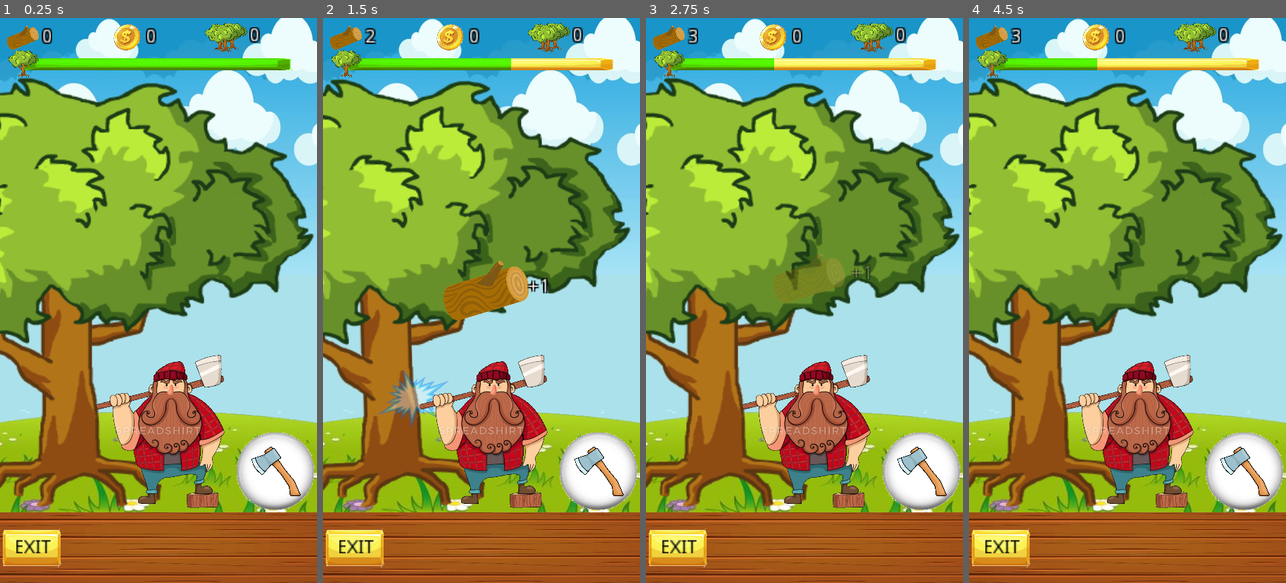
Above: before the commit, frames 1-4 (left to right).
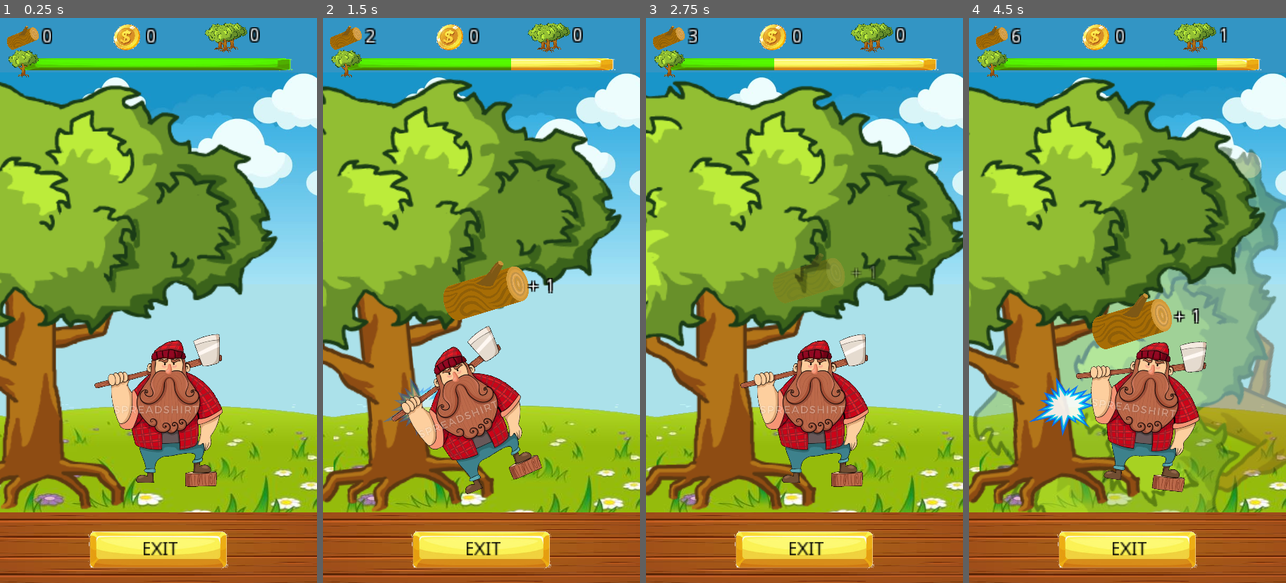
Above: after the commit, the same moments.

Repository: stranker/lumbergame
Game: Godot game, scene res://Scenes/GameScene.tscn
Two runs of this game, one before a commit and one after it. Both use one fixed random seed, a clock stepped at 60 frames per second and the inputs below.
Inputs (mouse positions are in pixels of both pictures, inside the frame that each line leads up to):
- Up to frame 1 (0.25 s): no input
- Up to frame 2 (1.5 s): click (598, 470) at 0.52 s; click (598, 470) at 1.27 s
- Up to frame 3 (2.75 s): click (921, 470) at 2.02 s
- Up to frame 4 (4.5 s): move the mouse to (1197, 272) at 2.77 s; click (1197, 272) at 2.92 s; move the mouse to (1064, 328) at 3.52 s; click (1064, 328) at 3.67 s; move the mouse to (1159, 176) at 4.27 s; click (1159, 176) at 4.42 s

The runs differ from the first frame. In frame 1, 55% of the frame differs, in the area x 0-100%, y 0-98%; in frame 2, 44%; in frame 3, 45%; in frame 4, 61%.

Commit message:
Update tree transitions

Diff:
--- /dev/null
+++ b/YeOldLumber/Objects/Player.tscn
@@ -0,0 +1,39 @@
+[gd_scene load_steps=4 format=2]
+
+[ext_resource path="res://player.png" type="Texture" id=1]
+
+[sub_resource type="GDScript" id=1]
+script/source = "extends Sprite
+
+func _on_GameScene_on_tree_chopped(axe_damage):
+	if $Anim.is_playing():
+		$Anim.stop()
+	$Anim.play('Chop')
+	pass # Replace with function body.
+"
+
+[sub_resource type="Animation" id=2]
+resource_name = "Chop"
+length = 0.5
+tracks/0/type = "value"
+tracks/0/path = NodePath(".:rotation_degrees")
+tracks/0/interp = 1
+tracks/0/loop_wrap = true
+tracks/0/imported = false
+tracks/0/enabled = true
+tracks/0/keys = {
+"times": PoolRealArray( 0, 0.1, 0.2, 0.5 ),
+"transitions": PoolRealArray( 1, 0.5, 1, 1 ),
+"update": 0,
+"values": [ 0.0, 12.0484, -22.9817, 0.0 ]
+}
+
+[node name="Player" type="Sprite"]
+position = Vector2( 2.96167, -2.65758 )
+scale = Vector2( 0.641456, 0.641456 )
+texture = ExtResource( 1 )
+offset = Vector2( -43.0723, -208.098 )
+script = SubResource( 1 )
+
+[node name="Anim" type="AnimationPlayer" parent="."]
+anims/Chop = SubResource( 2 )
--- /dev/null
+++ b/YeOldLumber/Objects/Tree.tscn
@@ -0,0 +1,170 @@
+[gd_scene load_steps=7 format=2]
+
+[ext_resource path="res://arbol.png" type="Texture" id=1]
+[ext_resource path="res://hit-effect-png-9.png" type="Texture" id=2]
+
+[sub_resource type="GDScript" id=1]
+script/source = "extends Node2D
+
+export var health : int = 0
+signal tree_down
+signal delete_tree
+
+var can_be_chopped : bool = false
+
+
+func take_chop(axe_damage : int):
+	if can_chop():
+		health -= axe_damage
+		if $Anim.is_playing():
+			$Anim.stop()
+		$Anim.play('Chop')
+		if health <= 0:
+			emit_signal('tree_down')
+
+func _on_Tree_tree_down():
+	$Anim.play('TreeDown')
+	pass # Replace with function body.
+
+
+func _on_Anim_animation_finished(anim_name):
+	if anim_name == 'TreeDown':
+		emit_signal('delete_tree')
+		call_deferred('queue_free')
+	if anim_name == 'Enter':
+		can_be_chopped = true
+	pass # Replace with function body.
+
+func can_chop():
+	return health > 0 and can_be_chopped"
+
+[sub_resource type="Animation" id=2]
+length = 0.4
+tracks/0/type = "value"
+tracks/0/path = NodePath("Hit:self_modulate")
+tracks/0/interp = 1
+tracks/0/loop_wrap = true
+tracks/0/imported = false
+tracks/0/enabled = true
+tracks/0/keys = {
+"times": PoolRealArray( 0, 0.1, 0.4 ),
+"transitions": PoolRealArray( 0.5, 0.5, 1 ),
+"update": 0,
+"values": [ Color( 1, 1, 1, 0 ), Color( 1, 1, 1, 1 ), Color( 1, 1, 1, 0 ) ]
+}
+tracks/1/type = "value"
+tracks/1/path = NodePath("Texture:rotation_degrees")
+tracks/1/interp = 1
+tracks/1/loop_wrap = true
+tracks/1/imported = false
+tracks/1/enabled = true
+tracks/1/keys = {
+"times": PoolRealArray( 0, 0.1, 0.4 ),
+"transitions": PoolRealArray( 1, 1, 1 ),
+"update": 0,
+"values": [ 0.0, -8.94396, 0.0 ]
+}
+
+[sub_resource type="Animation" id=4]
+resource_name = "Enter"
+length = 0.3
+tracks/0/type = "value"
+tracks/0/path = NodePath("Texture:position")
+tracks/0/interp = 1
+tracks/0/loop_wrap = true
+tracks/0/imported = false
+tracks/0/enabled = true
+tracks/0/keys = {
+"times": PoolRealArray( 0, 0.3 ),
+"transitions": PoolRealArray( 1, 1 ),
+"update": 0,
+"values": [ Vector2( -242.393, -3.75561 ), Vector2( -1.84193, -0.286125 ) ]
+}
+tracks/1/type = "value"
+tracks/1/path = NodePath("Hit:visible")
+tracks/1/interp = 1
+tracks/1/loop_wrap = true
+tracks/1/imported = false
+tracks/1/enabled = true
+tracks/1/keys = {
+"times": PoolRealArray( 0 ),
+"transitions": PoolRealArray( 1 ),
+"update": 1,
+"values": [ true ]
+}
+
+[sub_resource type="Animation" id=3]
+resource_name = "TreeDown"
+tracks/0/type = "value"
+tracks/0/path = NodePath("Texture:rotation_degrees")
+tracks/0/interp = 1
+tracks/0/loop_wrap = true
+tracks/0/imported = false
+tracks/0/enabled = true
+tracks/0/keys = {
+"times": PoolRealArray( 0, 0.1, 0.8 ),
+"transitions": PoolRealArray( 1, 1, 1 ),
+"update": 0,
+"values": [ 0.0, 6.8131, -67.2081 ]
+}
+tracks/1/type = "value"
+tracks/1/path = NodePath(".:modulate")
+tracks/1/interp = 1
+tracks/1/loop_wrap = true
+tracks/1/imported = false
+tracks/1/enabled = true
+tracks/1/keys = {
+"times": PoolRealArray( 0, 0.6, 1 ),
+"transitions": PoolRealArray( 1, 1, 1 ),
+"update": 0,
+"values": [ Color( 1, 1, 1, 1 ), Color( 1, 1, 1, 1 ), Color( 1, 1, 1, 0 ) ]
+}
+tracks/2/type = "value"
+tracks/2/path = NodePath("Texture:position")
+tracks/2/interp = 1
+tracks/2/loop_wrap = true
+tracks/2/imported = false
+tracks/2/enabled = true
+tracks/2/keys = {
+"times": PoolRealArray( 0, 0.3 ),
+"transitions": PoolRealArray( 1, 1 ),
+"update": 0,
+"values": [ Vector2( 1.6276, -6.0686 ), Vector2( 294.838, -4.04354 ) ]
+}
+tracks/3/type = "value"
+tracks/3/path = NodePath("Hit:visible")
+tracks/3/interp = 1
+tracks/3/loop_wrap = true
+tracks/3/imported = false
+tracks/3/enabled = true
+tracks/3/keys = {
+"times": PoolRealArray( 0 ),
+"transitions": PoolRealArray( 1 ),
+"update": 1,
+"values": [ false ]
+}
+
+[node name="Tree" type="Node2D"]
+position = Vector2( 1.07227, 1.22394 )
+scale = Vector2( 2.54521, 2.54521 )
+script = SubResource( 1 )
+health = 5
+
+[node name="Texture" type="Sprite" parent="."]
+position = Vector2( 1.6276, -6.0686 )
+texture = ExtResource( 1 )
+offset = Vector2( 1.44362, -161.825 )
+
+[node name="Hit" type="Sprite" parent="."]
+self_modulate = Color( 1, 1, 1, 0 )
+position = Vector2( 19.4164, -62.7065 )
+scale = Vector2( 0.331046, 0.331046 )
+texture = ExtResource( 2 )
+
+[node name="Anim" type="AnimationPlayer" parent="."]
+autoplay = "Enter"
+anims/Chop = SubResource( 2 )
+anims/Enter = SubResource( 4 )
+anims/TreeDown = SubResource( 3 )
+[connection signal="tree_down" from="." to="." method="_on_Tree_tree_down"]
+[connection signal="animation_finished" from="Anim" to="." method="_on_Anim_animation_finished"]
--- a/YeOldLumber/Scenes/GameScene.tscn
+++ b/YeOldLumber/Scenes/GameScene.tscn
@@ -1,16 +1,14 @@
-[gd_scene load_steps=18 format=2]
-
-[ext_resource path="res://1.jpg" type="Texture" id=1]
-[ext_resource path="res://oie_transparent.png" type="Texture" id=2]
-[ext_resource path="res://arbol.png" type="Texture" id=3]
-[ext_resource path="res://hit-effect-png-9.png" type="Texture" id=4]
-[ext_resource path="res://player.png" type="Texture" id=5]
-[ext_resource path="res://image_processing20191120-11867-14udb4r.png" type="Texture" id=6]
-[ext_resource path="res://oie_transparent-2.png" type="Texture" id=7]
+[gd_scene load_steps=17 format=2]
+
+[ext_resource path="res://Objects/Tree.tscn" type="PackedScene" id=1]
+[ext_resource path="res://1.jpg" type="Texture" id=2]
+[ext_resource path="res://oie_transparent.png" type="Texture" id=3]
+[ext_resource path="res://Objects/Player.tscn" type="PackedScene" id=4]
+[ext_resource path="res://image_processing20191120-11867-14udb4r.png" type="Texture" id=5]
+[ext_resource path="res://oie_transparent-2.png" type="Texture" id=6]
+[ext_resource path="res://arbol.png" type="Texture" id=7]
 [ext_resource path="res://button.png" type="Texture" id=8]
-[ext_resource path="res://oie_JD1gX6gxenC4.png" type="Texture" id=9]
-[ext_resource path="res://oie_G7EKeFFRW5Uo.png" type="Texture" id=10]
-[ext_resource path="res://wooden-texture-cartoon-sign-mockup-260nw-473578576.jpg" type="Texture" id=11]
+[ext_resource path="res://wooden-texture-cartoon-sign-mockup-260nw-473578576.jpg" type="Texture" id=9]
 
 [sub_resource type="GDScript" id=1]
 script/source = "extends Node2D
@@ -19,60 +17,77 @@
 var gold_count : int = 0
 var trees_chopped : int = 0
 
-signal tree_chopped(val)
-# Called when the node enters the scene tree for the first time.
+export (PackedScene) var tree_scene = null
+
+var current_tree = null
+onready var initial_grass_pos : Vector2 = $Grass.position
+
+signal on_tree_down(trees_chopped)
+signal on_tree_chopped(axe_damage)
+signal on_new_tree(tree)
+signal update_wood_count(wood_count)
+
 func _ready():
-	pass # Replace with function body.
-
-func _on_Chop_button_down():
-	wood_count += 1
-	$GUI.chop(wood_count)
-	if $Tree/Anim.is_playing():
-		$Tree/Anim.stop()
-	$Tree/Anim.play('Chop')
-	pass # Replace with function body.
-
-
-func _on_GUI_tree_chopped():
-	trees_chopped += 1
-	emit_signal('tree_chopped', trees_chopped)
-	pass # Replace with function body.
-
+	spawn_new_tree()
+	pass # Replace with function body.
+
+func spawn_new_tree():
+	var new_tree = tree_scene.instance()
+	new_tree.position = $TreePosition.position
+	$TreeNode.call_deferred('add_child', new_tree)
+	new_tree.connect('tree_down',self,'on_tree_down')
+	current_tree = new_tree
+	emit_signal('on_new_tree',new_tree)
+	pass
 
 func _on_ExitButton_button_down():
 	get_tree().quit()
+	print(1)
+	pass # Replace with function body.
+
+func on_tree_down():
+	trees_chopped += 1
+	emit_signal('on_tree_down', trees_chopped)
+	$Grass/Anim.play('Run')
+	spawn_new_tree()
+	pass
+
+func _on_ClickArea_gui_input(event):
+	if event is InputEventScreenTouch and !event.is_echo() and event.pressed:
+		if current_tree and current_tree.can_chop():
+			emit_signal('on_tree_chopped',1)
+			current_tree.take_chop(1)
+			wood_count += 1
+			emit_signal('update_wood_count', wood_count)
+	pass # Replace with function body.
+
+
+func _on_Anim_animation_finished(anim_name):
+	if anim_name == 'Run':
+		$Grass.position = initial_grass_pos
 	pass # Replace with function body.
 "
 
+[sub_resource type="StyleBoxFlat" id=2]
+bg_color = Color( 0.67451, 0.886275, 0.921569, 1 )
+
 [sub_resource type="StyleBoxFlat" id=6]
-bg_color = Color( 0.67451, 0.886275, 0.921569, 1 )
-
-[sub_resource type="Animation" id=2]
-resource_name = "Chop"
-length = 0.4
+bg_color = Color( 0.203922, 0.588235, 0.772549, 1 )
+
+[sub_resource type="Animation" id=7]
+resource_name = "Run"
+length = 0.3
 tracks/0/type = "value"
-tracks/0/path = NodePath(".:rotation_degrees")
+tracks/0/path = NodePath(".:position")
 tracks/0/interp = 1
 tracks/0/loop_wrap = true
 tracks/0/imported = false
 tracks/0/enabled = true
 tracks/0/keys = {
-"times": PoolRealArray( 0, 0.1, 0.2, 0.3, 0.4 ),
-"transitions": PoolRealArray( 1, 1, 1, 1, 1 ),
+"times": PoolRealArray( 0, 0.3 ),
+"transitions": PoolRealArray( 1, 1 ),
 "update": 0,
-"values": [ 0.0, 4.02979, 0.0, -9.24979, 0.0 ]
-}
-tracks/1/type = "value"
-tracks/1/path = NodePath("Hit:self_modulate")
-tracks/1/interp = 1
-tracks/1/loop_wrap = true
-tracks/1/imported = false
-tracks/1/enabled = true
-tracks/1/keys = {
-"times": PoolRealArray( 0, 0.1, 0.4 ),
-"transitions": PoolRealArray( 0.5, 0.5, 1 ),
-"update": 0,
-"values": [ Color( 1, 1, 1, 0 ), Color( 1, 1, 1, 1 ), Color( 1, 1, 1, 0 ) ]
+"values": [ Vector2( 388.029, 1006.57 ), Vector2( 1090, 1006.57 ) ]
 }
 
 [sub_resource type="GDScript" id=3]
@@ -80,22 +95,27 @@
 
 export (NodePath) var wood_count
 export (NodePath) var gold_count
-signal tree_chopped
-
-func chop(wood):
+
+func _on_GameScene_on_tree_down(trees_chopped):
+	$UpperPanel/Trees/Count.text = str(trees_chopped)
+	pass # Replace with function body.
+
+func _on_GameScene_on_tree_chopped(axe_damage):
 	if $MiddlePanel/WoodLog/Anim.is_playing():
 		$MiddlePanel/WoodLog/Anim.stop()
+	$MiddlePanel/WoodLog/Label.text = '+ ' + str(axe_damage)
 	$MiddlePanel/WoodLog/Anim.play('Chop')
-	get_node(wood_count).text = str(wood)
-	$UpperPanel/TreeHealth/Bar.value -= 1
-	if $UpperPanel/TreeHealth/Bar.value <= 0:
-		emit_signal('tree_chopped')
-		$UpperPanel/TreeHealth/Bar.max_value += 1
-		$UpperPanel/TreeHealth/Bar.value = $UpperPanel/TreeHealth/Bar.max_value
-	pass
-
-func _on_GameScene_tree_chopped(val):
-	$UpperPanel/Trees/Count.text = str(val)
+	$UpperPanel/TreeHealth/Bar.value -= axe_damage
+	pass # Replace with function body.
+
+func _on_GameScene_on_new_tree(tree):
+	$UpperPanel/TreeHealth/Bar.max_value = tree.health
+	$UpperPanel/TreeHealth/Bar.value = tree.health
+	pass # Replace with function body.
+
+
+func _on_GameScene_update_wood_count(wood):
+	$UpperPanel/Wood/Count.text = str(wood)
 	pass # Replace with function body.
 "
 
@@ -151,12 +171,13 @@
 }
 
 [sub_resource type="StyleBoxTexture" id=5]
-texture = ExtResource( 11 )
+texture = ExtResource( 9 )
 region_rect = Rect2( 0, 0, 300, 250 )
 margin_bottom = 19.6576
 
 [node name="GameScene" type="Node2D"]
 script = SubResource( 1 )
+tree_scene = ExtResource( 1 )
 
 [node name="Background" type="Panel" parent="."]
 anchor_right = 1.0
@@ -165,39 +186,46 @@
 margin_top = -50.0
 margin_right = 778.0
 margin_bottom = 1317.0
+mouse_filter = 2
+custom_styles/panel = SubResource( 2 )
+
+[node name="Background2" type="Panel" parent="."]
+anchor_right = 1.0
+anchor_bottom = 1.0
+margin_left = -43.0
+margin_top = -50.0
+margin_right = 778.0
+margin_bottom = 129.0
+mouse_filter = 2
 custom_styles/panel = SubResource( 6 )
 
 [node name="Sky" type="Sprite" parent="."]
-position = Vector2( 350.294, 285.403 )
-scale = Vector2( 0.969095, 1.23579 )
-texture = ExtResource( 1 )
-
-[node name="Grass" type="Sprite" parent="."]
-position = Vector2( 356.21, 1019.95 )
+position = Vector2( 368.134, 363.8 )
+texture = ExtResource( 2 )
+
+[node name="Grass" type="Node2D" parent="."]
+editor/display_folded = true
+position = Vector2( 388.029, 1006.57 )
+
+[node name="Grass" type="Sprite" parent="Grass"]
 scale = Vector2( 2.10724, 1.48238 )
-texture = ExtResource( 2 )
-
-[node name="Tree" type="Sprite" parent="."]
-editor/display_folded = true
-position = Vector2( 159.559, 1022.69 )
-scale = Vector2( 2.54521, 2.54521 )
 texture = ExtResource( 3 )
-offset = Vector2( -4.60874, -157.84 )
-
-[node name="Hit" type="Sprite" parent="Tree"]
-self_modulate = Color( 1, 1, 1, 0 )
-position = Vector2( 19.4164, -62.7065 )
-scale = Vector2( 0.331046, 0.331046 )
-texture = ExtResource( 4 )
-
-[node name="Anim" type="AnimationPlayer" parent="Tree"]
-anims/Chop = SubResource( 2 )
-
-[node name="Player" type="Sprite" parent="."]
-position = Vector2( 392.014, 1070.48 )
-scale = Vector2( 0.641456, 0.641456 )
-texture = ExtResource( 5 )
-offset = Vector2( -43.0723, -208.098 )
+
+[node name="Grass2" type="Sprite" parent="Grass"]
+position = Vector2( -730, 0 )
+scale = Vector2( 2.10724, 1.48238 )
+texture = ExtResource( 3 )
+
+[node name="Anim" type="AnimationPlayer" parent="Grass"]
+anims/Run = SubResource( 7 )
+
+[node name="TreeNode" type="Node2D" parent="."]
+
+[node name="TreePosition" type="Position2D" parent="."]
+position = Vector2( 168.846, 1040.31 )
+
+[node name="Player" parent="." instance=ExtResource( 4 )]
+position = Vector2( 388.046, 1022.84 )
 
 [node name="GUI" type="CanvasLayer" parent="."]
 script = SubResource( 3 )
@@ -341,7 +369,6 @@
 text = "0"
 
 [node name="TreeHealth" type="Control" parent="GUI/UpperPanel"]
-editor/display_folded = true
 anchor_top = 1.0
 anchor_right = 1.0
 anchor_bottom = 1.0
@@ -368,11 +395,12 @@
 margin_top = -11.9837
 margin_right = 97.0163
 margin_bottom = 53.0163
-texture = ExtResource( 3 )
+texture = ExtResource( 7 )
 expand = true
 stretch_mode = 6
 
 [node name="MiddlePanel" type="Control" parent="GUI"]
+editor/display_folded = true
 anchor_left = 0.5
 anchor_top = 0.5
 anchor_right = 0.5
@@ -381,34 +409,7 @@
 margin_top = -483.5
 margin_right = 362.0
 margin_bottom = 483.5
-
-[node name="Chop" type="TextureButton" parent="GUI/MiddlePanel"]
-anchor_left = 1.0
-anchor_top = 1.0
-anchor_right = 1.0
-anchor_bottom = 1.0
-margin_left = -185.0
-margin_top = -187.0
-margin_right = -7.0
-margin_bottom = -8.0
-texture_normal = ExtResource( 9 )
-expand = true
-stretch_mode = 5
-
-[node name="Axe" type="TextureRect" parent="GUI/MiddlePanel/Chop"]
-anchor_left = 0.5
-anchor_top = 0.5
-anchor_right = 0.5
-anchor_bottom = 0.5
-margin_left = -59.5
-margin_top = -59.5
-margin_right = 59.5
-margin_bottom = 59.5
-rect_pivot_offset = Vector2( 50.4536, 52.0652 )
 mouse_filter = 2
-texture = ExtResource( 10 )
-expand = true
-stretch_mode = 6
 
 [node name="WoodLog" type="Control" parent="GUI/MiddlePanel"]
 editor/display_folded = true
@@ -418,6 +419,7 @@
 margin_top = 365.0
 margin_right = 516.0
 margin_bottom = 511.0
+mouse_filter = 2
 
 [node name="Texture" type="TextureRect" parent="GUI/MiddlePanel/WoodLog"]
 anchor_left = 0.5
@@ -452,25 +454,31 @@
 [node name="Anim" type="AnimationPlayer" parent="GUI/MiddlePanel/WoodLog"]
 anims/Chop = SubResource( 4 )
 
+[node name="ClickArea" type="Control" parent="GUI/MiddlePanel"]
+anchor_right = 1.0
+anchor_bottom = 1.0
+
 [node name="LowerPanel" type="Control" parent="GUI"]
-editor/display_folded = true
 anchor_top = 1.0
 anchor_right = 1.0
 anchor_bottom = 1.0
 margin_top = -160.0
+mouse_filter = 2
 
 [node name="BackroundPanel" type="Panel" parent="GUI/LowerPanel"]
 anchor_right = 1.0
 anchor_bottom = 1.0
+mouse_filter = 2
 custom_styles/panel = SubResource( 5 )
 
 [node name="ExitButton" type="TextureButton" parent="GUI/LowerPanel/BackroundPanel"]
 editor/display_folded = true
 anchor_top = 0.5
 anchor_bottom = 0.5
-margin_top = -60.5
-margin_right = 146.0
-margin_bottom = 60.5
+margin_left = 187.984
+margin_top = -56.0
+margin_right = 535.984
+margin_bottom = 65.0
 texture_normal = ExtResource( 8 )
 expand = true
 
@@ -487,7 +495,11 @@
 rect_pivot_offset = Vector2( 12.802, 6.80798 )
 custom_colors/font_color = Color( 0, 0, 0, 1 )
 text = "EXIT"
-[connection signal="tree_chopped" from="." to="GUI" method="_on_GameScene_tree_chopped"]
-[connection signal="tree_chopped" from="GUI" to="." method="_on_GUI_tree_chopped"]
-[connection signal="button_down" from="GUI/MiddlePanel/Chop" to="." method="_on_Chop_button_down"]
+[connection signal="on_new_tree" from="." to="GUI" method="_on_GameScene_on_new_tree"]
+[connection signal="on_tree_chopped" from="." to="GUI" method="_on_GameScene_on_tree_chopped"]
+[connection signal="on_tree_chopped" from="." to="Player" method="_on_GameScene_on_tree_chopped"]
+[connection signal="on_tree_down" from="." to="GUI" method="_on_GameScene_on_tree_down"]
+[connection signal="update_wood_count" from="." to="GUI" method="_on_GameScene_update_wood_count"]
+[connection signal="animation_finished" from="Grass/Anim" to="." method="_on_Anim_animation_finished"]
+[connection signal="gui_input" from="GUI/MiddlePanel/ClickArea" to="." method="_on_ClickArea_gui_input"]
 [connection signal="button_down" from="GUI/LowerPanel/BackroundPanel/ExitButton" to="." method="_on_ExitButton_button_down"]
--- a/YeOldLumber/project.godot
+++ b/YeOldLumber/project.godot
@@ -30,6 +30,7 @@
 [input_devices]
 
 pointing/emulate_touch_from_mouse=true
+pointing/emulate_mouse_from_touch=false
 
 [rendering]
 
Not shown: 6 places in YeOldLumber/Scenes/GameScene.tscn that only renumber resources
